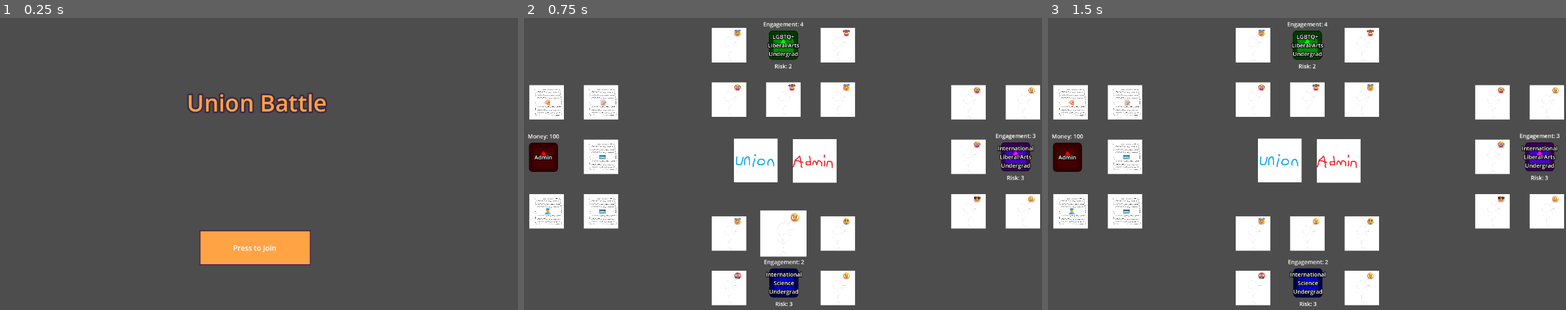
Above: before the commit, frames 1-3 (left to right).
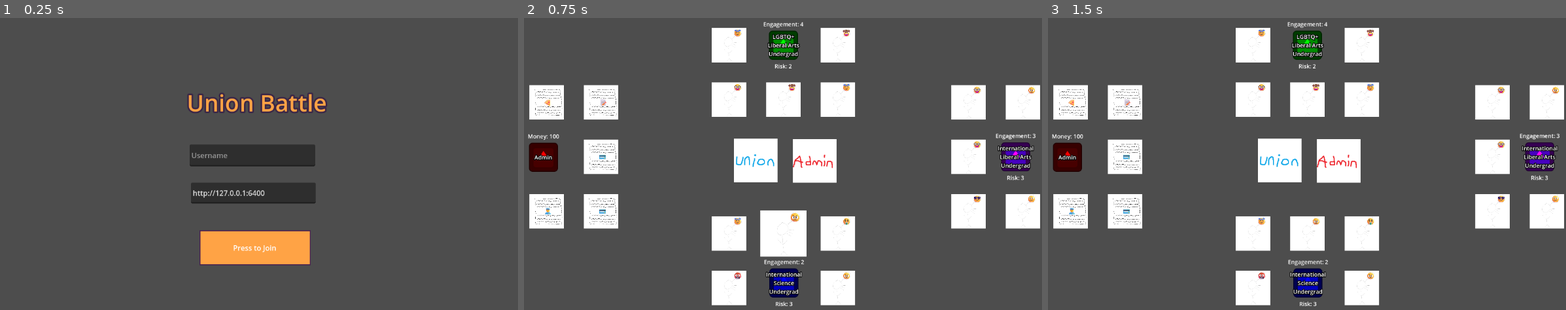
Above: after the commit, the same moments.

Repository: AX-I/Union-Battle
Game: Godot game, scene res://Scenes/start_scene.tscn
Two runs of this game, one before a commit and one after it. Both use one fixed random seed, a clock stepped at 60 frames per second and the inputs below. The engine's default icon, where the game draws it, is replaced by a stand-in: a white triangle on a blue panel in a dark square.
Inputs (mouse positions are in pixels of both pictures, inside the frame that each line leads up to):
- Up to frame 1 (0.25 s): no input
- Up to frame 2 (0.75 s): click "Press to Join" at 0.5 s
- Up to frame 3 (1.5 s): click (1281, 161) at 1.25 s

The runs differ from the first frame. In frame 1, 3.4% of the frame differs, in the area x 36-61%, y 43-64%; in frame 2, nothing differs; in frame 3, nothing differs.

Commit message:
Add base HTTP server connections

Diff:
--- a/union-battle/Scenes/start_scene.tscn
+++ b/union-battle/Scenes/start_scene.tscn
@@ -61,4 +61,23 @@
 text = "Press to Join"
 script = ExtResource("1_82sop")
 
+[node name="ServerAddr" type="LineEdit" parent="StartGameButton"]
+layout_mode = 0
+offset_left = -19.0
+offset_top = -105.0
+offset_right = 256.0
+offset_bottom = -59.0
+text = "http://127.0.0.1:6400"
+placeholder_text = "Server IP"
+
+[node name="Username" type="LineEdit" parent="StartGameButton"]
+layout_mode = 0
+offset_left = -22.0
+offset_top = -189.0
+offset_right = 255.0
+offset_bottom = -141.0
+placeholder_text = "Username"
+
+[node name="JoinRequest" type="HTTPRequest" parent="StartGameButton"]
+
 [connection signal="pressed" from="StartGameButton" to="StartGameButton" method="_on_pressed"]
--- a/union-battle/Scripts/start_scene_scripts/start_game_button.gd
+++ b/union-battle/Scripts/start_scene_scripts/start_game_button.gd
@@ -12,4 +12,18 @@
 
 
 func _on_pressed() -> void:
+	var req = self.get_node('JoinRequest')
+	var serv = self.get_node('ServerAddr').text
+	var username = self.get_node('Username').text
+	Globals.SERVER_ADDR = serv
+	Globals.USERNAME = username
+	req.request_completed.connect(_on_request_completed)
+	req.request(Globals.SERVER_ADDR + '/?user=' + Globals.USERNAME)
+	print('Server ', serv)
+	print('User ', username)
+
+
+func _on_request_completed(result, response_code, headers, body):
+	var json = JSON.parse_string(body.get_string_from_utf8())
+	print('Server response ', json)
 	get_tree().change_scene_to_file("res://Scenes/strike_scene.tscn")
--- a/union-battle/Scripts/strike_scene_scripts/globals.gd
+++ b/union-battle/Scripts/strike_scene_scripts/globals.gd
@@ -38,6 +38,11 @@
 # Player count
 var PLAYER_COUNT:			int			= 0
 
+
+# Networked Multiplayer
+var SERVER_ADDR: String = ""
+var USERNAME: String = ""
+
 # Called when the node enters the scene tree for the first time.
 func _ready() -> void:
 	pass # Replace with function body.
Not shown, added: UBServer.py
